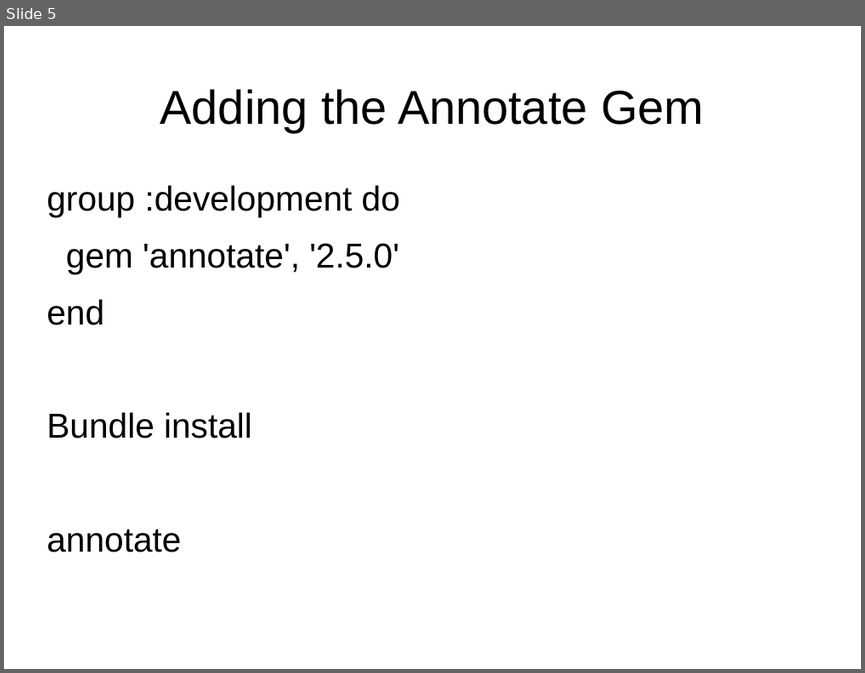
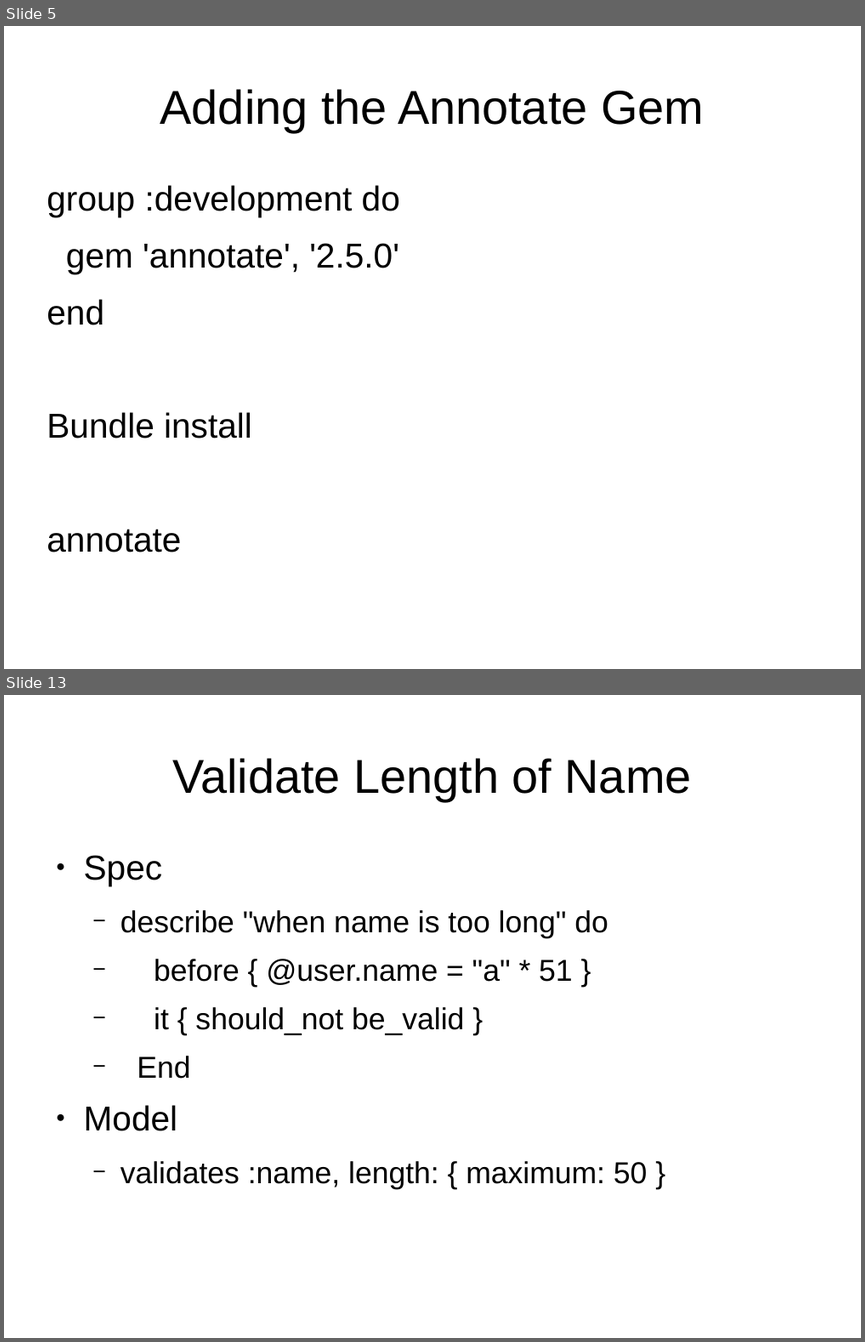
Before and after one commit to EmeraldCityProgrammingGroup/presentations-2013, a slide deck: ModelingUsers.odp. Shown one above the other, each under a label of ours: slide 5 before the commit, slides 5 and 13 after it; the slides between them are not shown. The pictures are 865x673 and 865x1342 pixels, drawn with LibreOffice and Linux fonts; fonts in the diff are those of the drawing. Boxes give left, top, right and bottom in pixels: in the first picture for what was removed or moved away, otherwise in the second. Text is boxed around its words. In the diff, an @@ line names an element or a change of style, - is before the commit and + after.

Commit message:
Have ch6 done through the validations

```diff
--- a/ModelingUsers.odp
+++ b/ModelingUsers.odp
@@ slide 13 added at [4, 695, 861, 1338], background #FFFFFF @@
@@ title added at [172, 758, 692, 801], 44 pt, text #000000 @@
+Validate Length of Name
@@ text added at [84, 855, 647, 1189], 28 pt, text #000000 @@
+● Spec
+  − describe "when name is too long" do
+  − before { @user.name = "a" * 51 }
+  − it { should_not be_valid }
+  − End
+● Model
+  − validates :name, length: { maximum: 50 }
```
Also in this commit, not shown: 13 other slides added.
